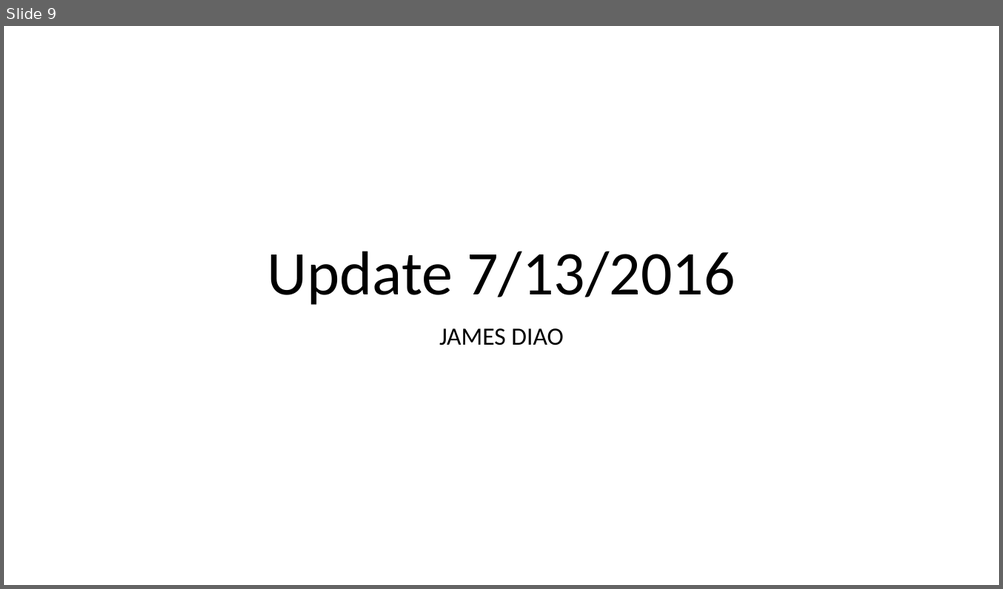
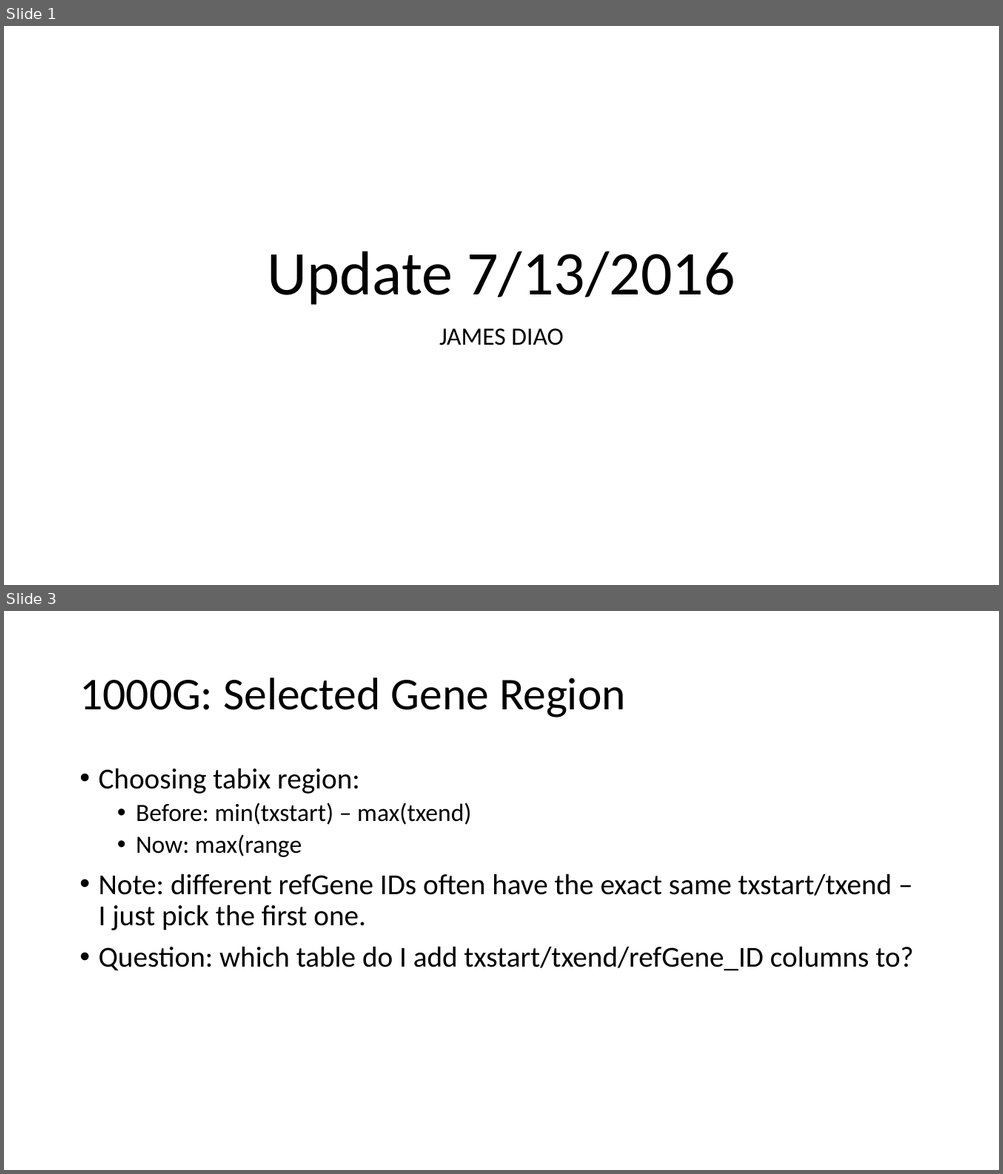
Before and after one commit to dfan/HST-2016, a slide deck: week_5/Presentation_week_5.2.pptx. Shown one above the other, each under a label of ours: slide 9 before the commit, slides 1 and 3 after it; the slides between them are not shown. The pictures are 1003x589 and 1003x1174 pixels, drawn with LibreOffice and Linux fonts; fonts in the diff are those of the drawing. Boxes give left, top, right and bottom in pixels: in the first picture for what was removed or moved away, otherwise in the second. Text is boxed around its words. In the diff, an @@ line names an element or a change of style, - is before the commit and + after.

```diff
--- a/week_5/Presentation_week_5.2.pptx
+++ b/week_5/Presentation_week_5.2.pptx
@@ slide 3 added at [4, 611, 999, 1170], background #FFFFFF @@
@@ title added at [79, 678, 626, 718], 44 pt, text #000000 @@
+1000G: Selected Gene Region
@@ text added at [99, 768, 913, 971], 28 pt, text #000000 @@
+• Choosing tabix region:
+  • Before: min(txstart) – max(txend)
+  • Now: max(range
+  • Note: different refGene IDs often have the exact same txstart/txend – I just pick the first one.
+• Question: which table do I add txstart/txend/refGene_ID columns to?
@@ what was slide 9 is now slide 1 @@
```
Also in this commit, not shown: 4 slides changed, 3 other slides added, 12 slides removed, 6 other files.
